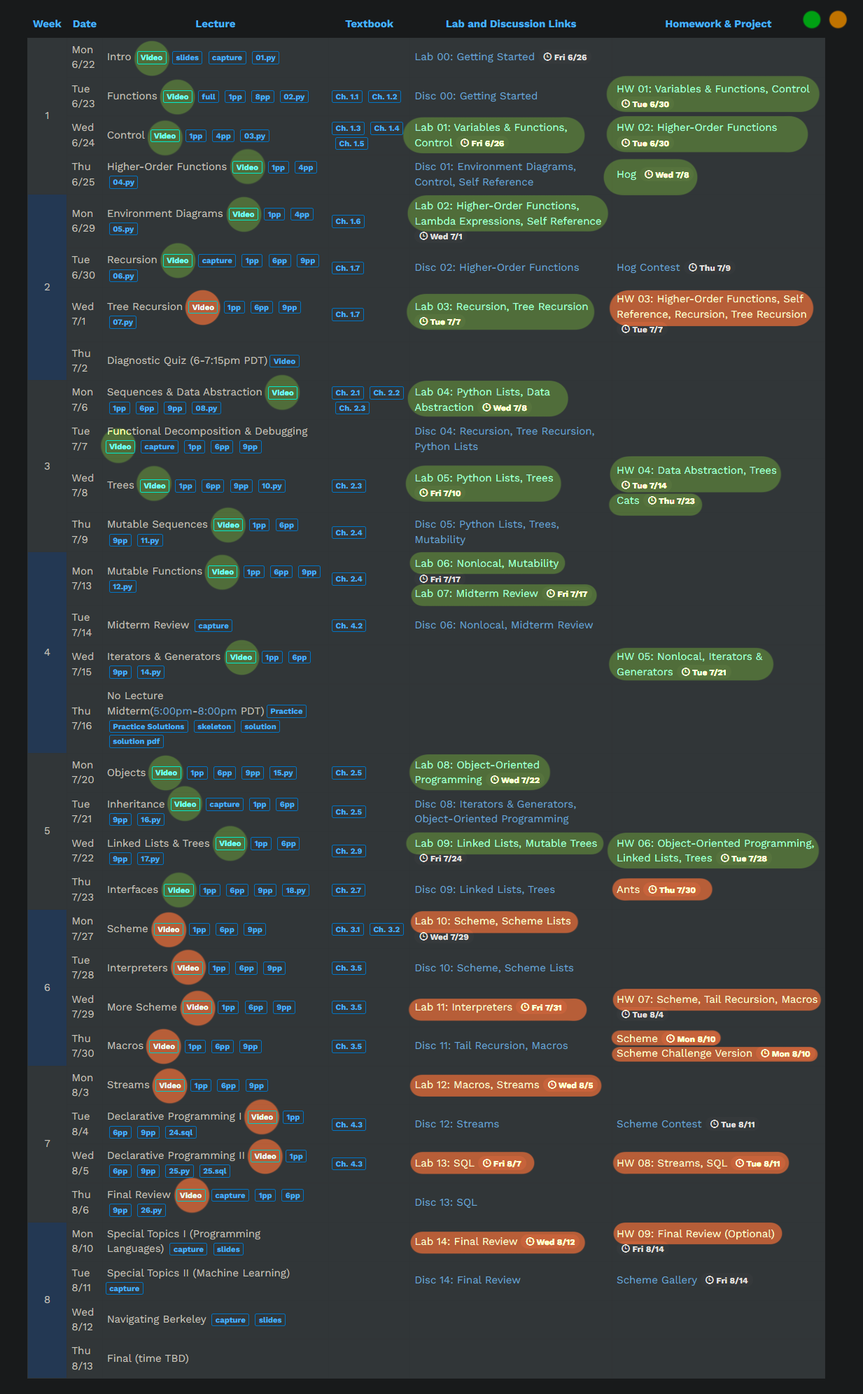
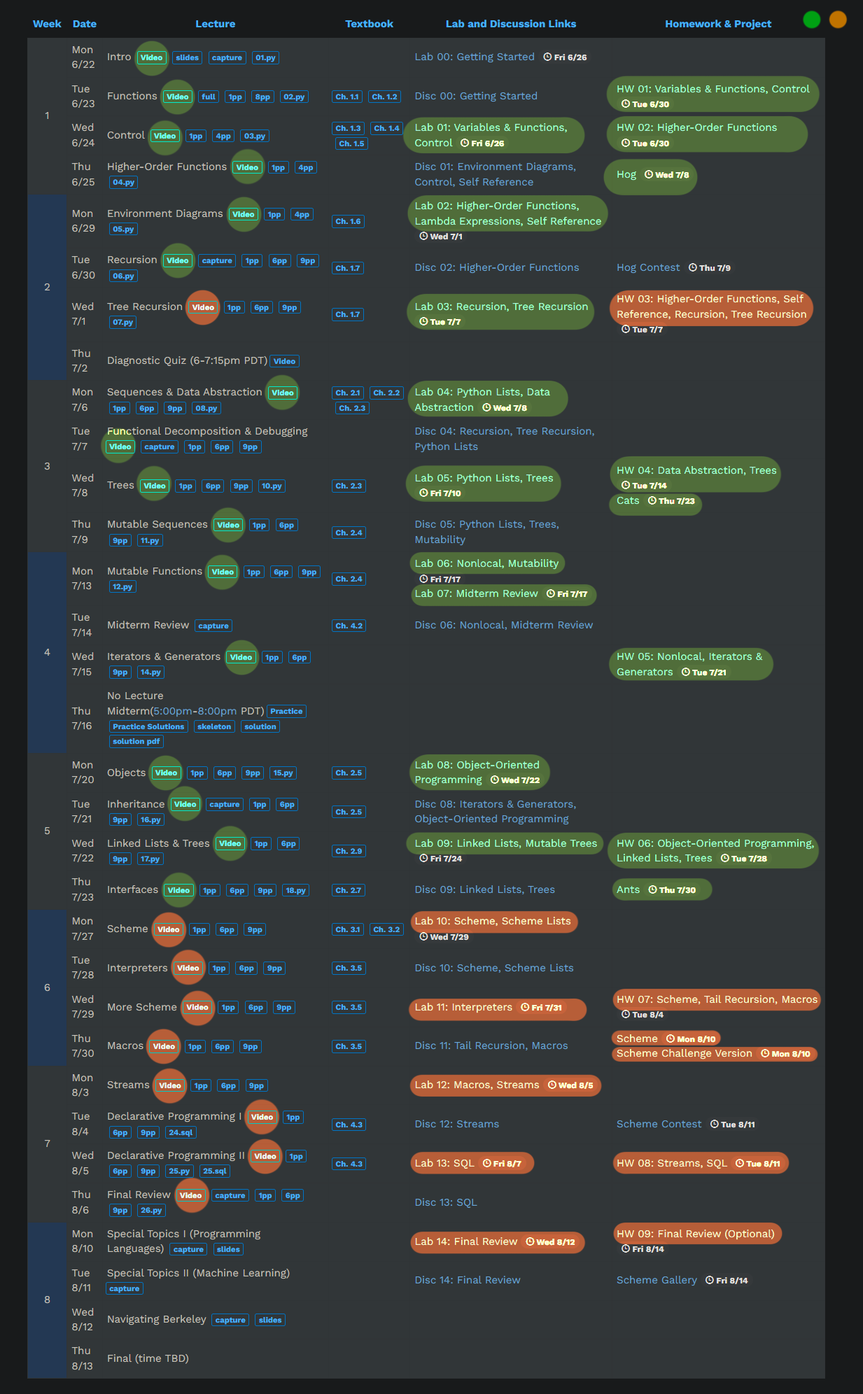
The second 863×1394 image is a revision of the first. Changes to its layers:
painted on "已完成" over <box>611,877,714,902</box>
